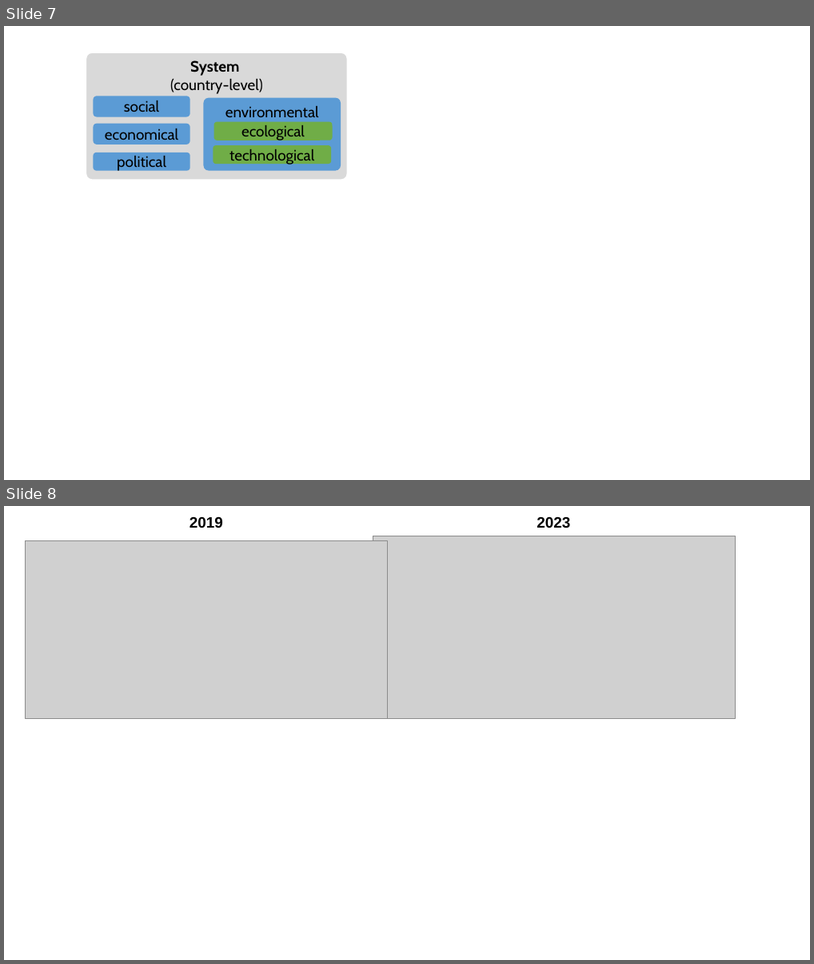
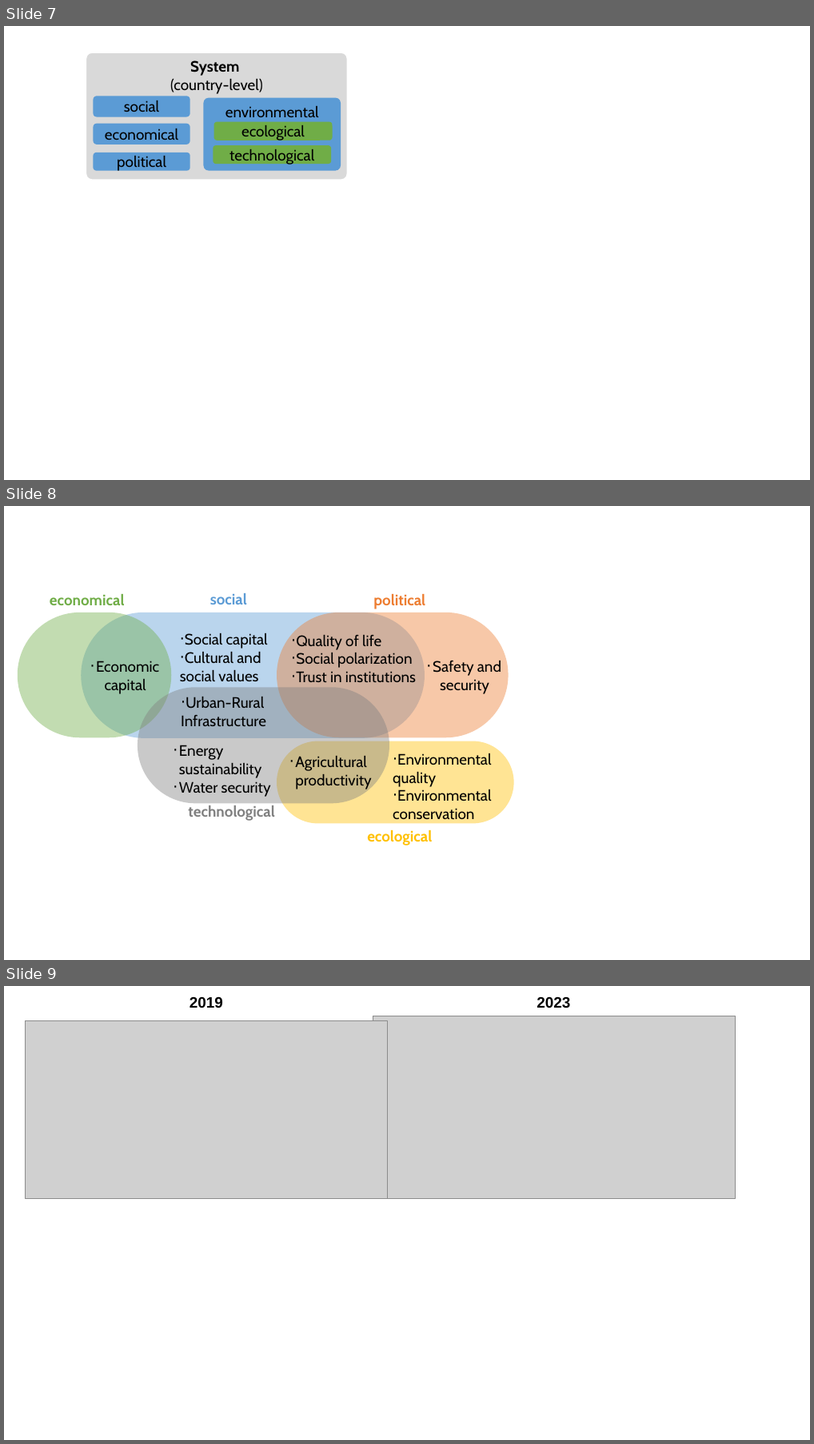
Before and after one commit to josephmars/minerva_resilience, a slide deck: docs/graphs.pptx. Shown one above the other, each under a label of ours: slides 7 and 8 before the commit, slides 7, 8 and 9 after it. The pictures are 814x964 and 814x1444 pixels, drawn with LibreOffice and Linux fonts; fonts in the diff are those of the drawing; grey boxes stand for pictures. Boxes give left, top, right and bottom in pixels: in the first picture for what was removed or moved away, otherwise in the second. Text is boxed around its words. In the diff, an @@ line names an element or a change of style, - is before the commit and + after.

```diff
--- a/docs/graphs.pptx
+++ b/docs/graphs.pptx
@@ slide 8 added at [4, 506, 810, 960], background #FFFFFF @@
@@ text added at [50, 594, 125, 605], 18 pt, text #70AD47, bold @@
+economical
@@ text added at [210, 593, 247, 604], 18 pt, text #5B9BD5, bold @@
+social
@@ text added at [374, 594, 426, 609], 18 pt, text #ED7D31, bold @@
+political
@@ rounded rectangle added at [18, 612, 171, 738], fill #70AD47 at 42% opacity @@
@@ rounded rectangle added at [81, 612, 425, 738], fill #5B9BD5 at 42% opacity @@
@@ rounded rectangle added at [277, 612, 509, 738], fill #ED7D31 at 42% opacity @@
@@ text added at [180, 633, 268, 681], 18 pt, text #000000 @@
+⋅ Social capital
+⋅ Cultural and social values
@@ text added at [296, 635, 416, 682], 18 pt, text #000000 @@
+⋅ Quality of life
+⋅ Social polarization
+⋅ Trust in institutions
@@ text added at [96, 660, 159, 694], 18 pt, text #000000 @@
+⋅ Economic capital
@@ text added at [433, 660, 502, 694], 18 pt, text #000000 @@
+⋅ Safety and security
@@ rounded rectangle added at [138, 687, 390, 803], fill #808080 at 42% opacity @@
@@ text added at [181, 696, 266, 726], 18 pt, text #000000 @@
+⋅ Urban-Rural Infrastructure
@@ text added at [179, 744, 271, 796], 18 pt, text #000000 @@
+⋅ Energy sustainability
+⋅ Water security
@@ rounded rectangle added at [277, 740, 514, 823], fill #FFC000 at 42% opacity @@
@@ text added at [295, 756, 371, 789], 18 pt, text #000000 @@
+⋅ Agricultural productivity
@@ text added at [393, 753, 491, 820], 18 pt, text #000000 @@
+⋅ Environmental quality
+⋅ Environmental conservation
@@ text added at [188, 805, 274, 820], 18 pt, text #808080, bold @@
+technological
@@ text added at [367, 829, 432, 845], 18 pt, text #FFC000, bold @@
+ecological
@@ what was slide 8 is now slide 9 @@
```
Also in this commit, not shown: 3 other files.
